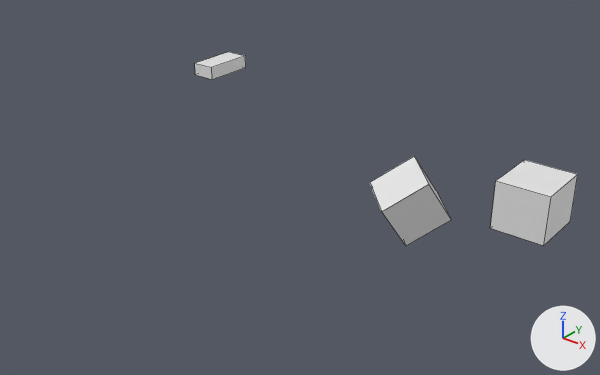
What one commit did to the Blender file project/resources/stage.blend.
Before and after are seen from a 50 mm camera at (8.16, -10.92, 4.76) aimed at (-0.54, -0.04, -1.99). The axes (+X, +Y, +Z) are drawn at lower right. The lights are the same throughout. The older version comes first. Mesh edges are drawn as thin lines.

Objects in the first picture: '立方体', '立方体.001', '立方体.002'.
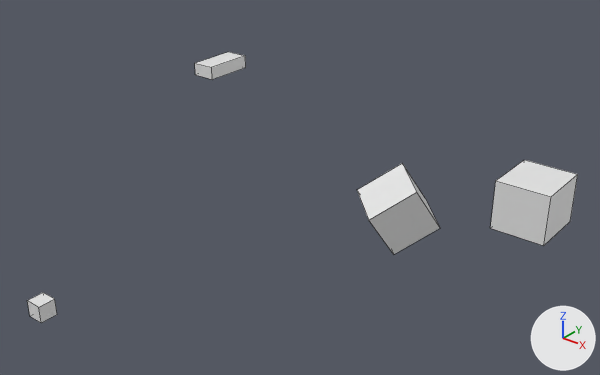
What changed in the scene script:
```text
Change ob_立方体_002:
    ob_立方体_002.location: (0.0, 3.07, -3.32) -> (0.0, 2.59, -3.32)
Add ob_立方体_003:
    ob_立方体_003 = bpy.data.objects.new('立方体.003', me_立方体_006.copy())  # the mesh of ob_stagebounds
    ob_立方体_003.location = (-4.41, -3.35, -4.54)
    ob_立方体_003.scale = (0.185, 0.185, 0.185)
```

Where the change shows, as pixel boxes [x1, y1, x2, y2] in the pictures (600 x 375 px):
'立方体.002', moved
    before: [370, 156, 451, 245]
    after: [357, 164, 440, 254]
'立方体.003', added
    after: [27, 293, 57, 323]
